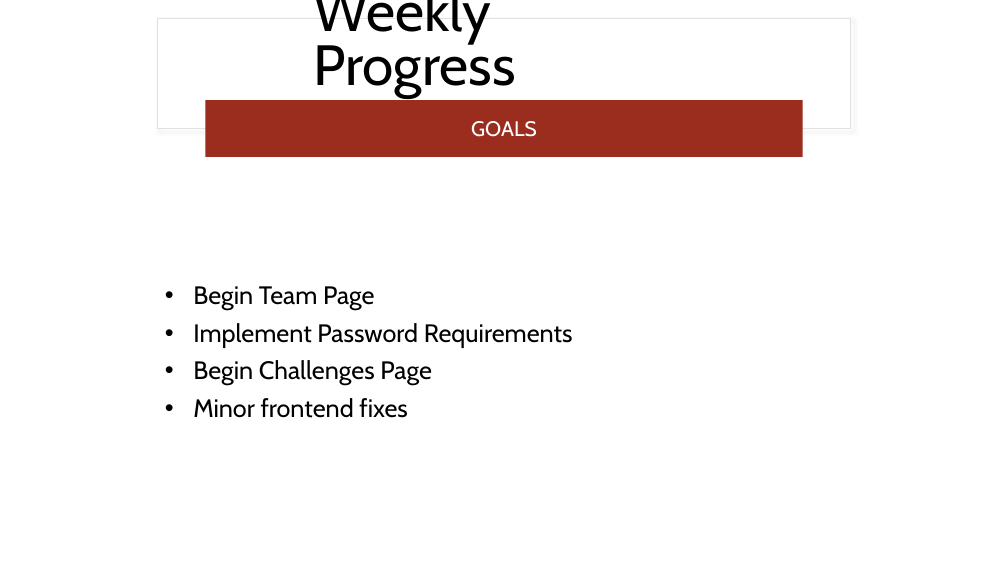
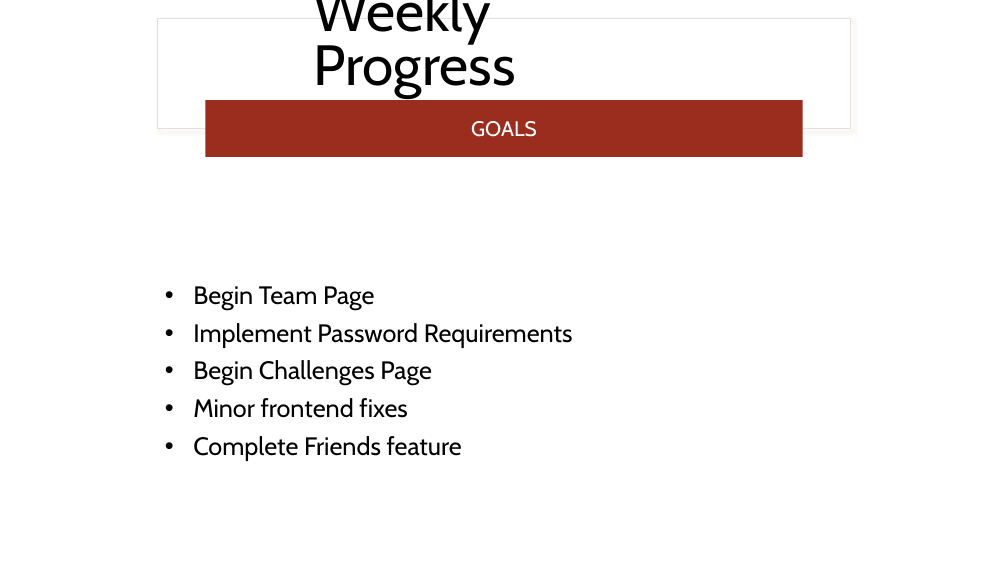
Before and after one commit to jjdeuce06/VulcanActivityTracker, a slide deck: slide 3 of Documentation/Weekly Report/week6/CMSC-4920-Group2-Week6.pptx. Drawn at 1008x567 pixels with LibreOffice and Linux fonts; fonts in the diff are those of the drawing. Boxes give left, top, right and bottom in pixels: in the first picture for what was removed or moved away, otherwise in the second. Text is boxed around its words. In the diff, an @@ line names an element or a change of style, - is before the commit and + after.

```diff
--- a/Documentation/Weekly Report/week6/CMSC-4920-Group2-Week6.pptx
+++ b/Documentation/Weekly Report/week6/CMSC-4920-Group2-Week6.pptx
@@ text at (193,436,462,461): paragraph added @@
+• Complete Friends feature
```
Also in this commit, not shown: 2 other slides changed, 1 other file.
